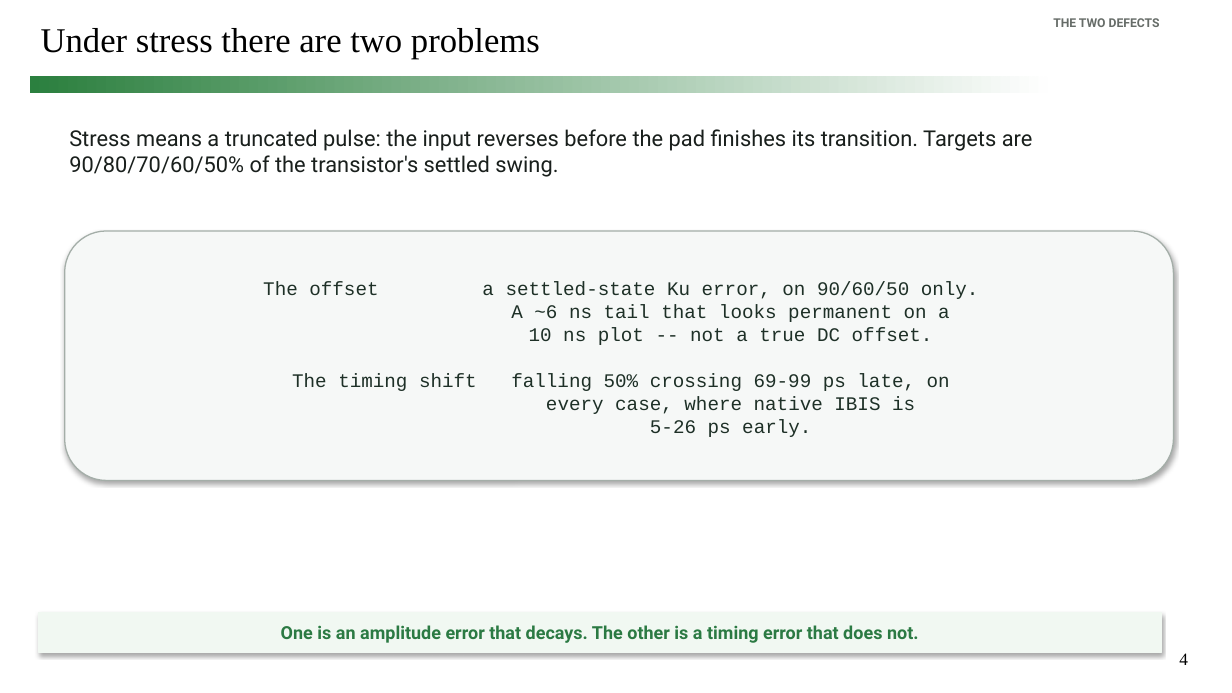
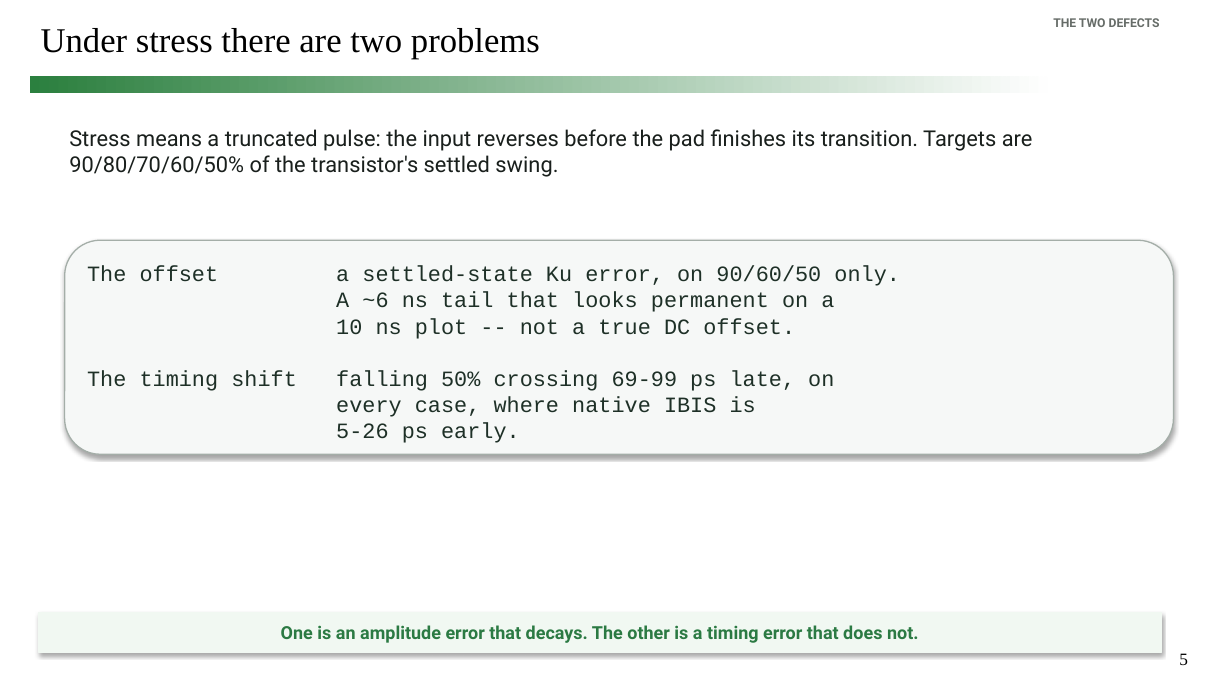
Before and after one commit to simon9721/ibis_comparison, a slide deck: slide 5 of results/meeting_deck_2026-09-04/ibis_pybis_status_2026-09-04.pptx (slide 4 before the commit). Drawn at 1232x693 pixels with LibreOffice and Linux fonts; fonts in the diff are those of the drawing. Boxes give left, top, right and bottom in pixels: in the first picture for what was removed or moved away, otherwise in the second. Text is boxed around its words. In the diff, an @@ line names an element or a change of style, - is before the commit and + after.

```diff
--- a/results/meeting_deck_2026-09-04/ibis_pybis_status_2026-09-04.pptx
+++ b/results/meeting_deck_2026-09-04/ibis_pybis_status_2026-09-04.pptx
@@ rounded rectangle "The offset a settled-state Ku ...": place and size @@
-rounded rectangle "The offset a settled-state Ku ..." at (65,231,1174,481)
+rounded rectangle "The offset a settled-state Ku ..." at (65,240,1174,455)
@@ rounded rectangle "The offset a settled-state Ku ..." at (65,240,1174,455): vertical alignment middle to top @@
@@ text in rounded rectangle at (87,266,900,443): text changed; size 15 to 17 pt @@
-The offset a settled-state Ku error, on 90/60/50 only.
-A ~6 ns tail that looks permanent on a
-10 ns plot -- not a true DC offset.
-The timing shift falling 50% crossing 69-99 ps late, on
-every case, where native IBIS is
-5-26 ps early.
+The offset a settled-state Ku error, on 90/60/50 only.
+A ~6 ns tail that looks permanent on a
+10 ns plot -- not a true DC offset.
+The timing shift falling 50% crossing 69-99 ps late, on
+every case, where native IBIS is
+5-26 ps early.
@@ page number at (1179,653,1188,665): text changed @@
-4
+5
```
Also in this commit, not shown: 8 other slides changed, 1 slide added, 13 other files.
